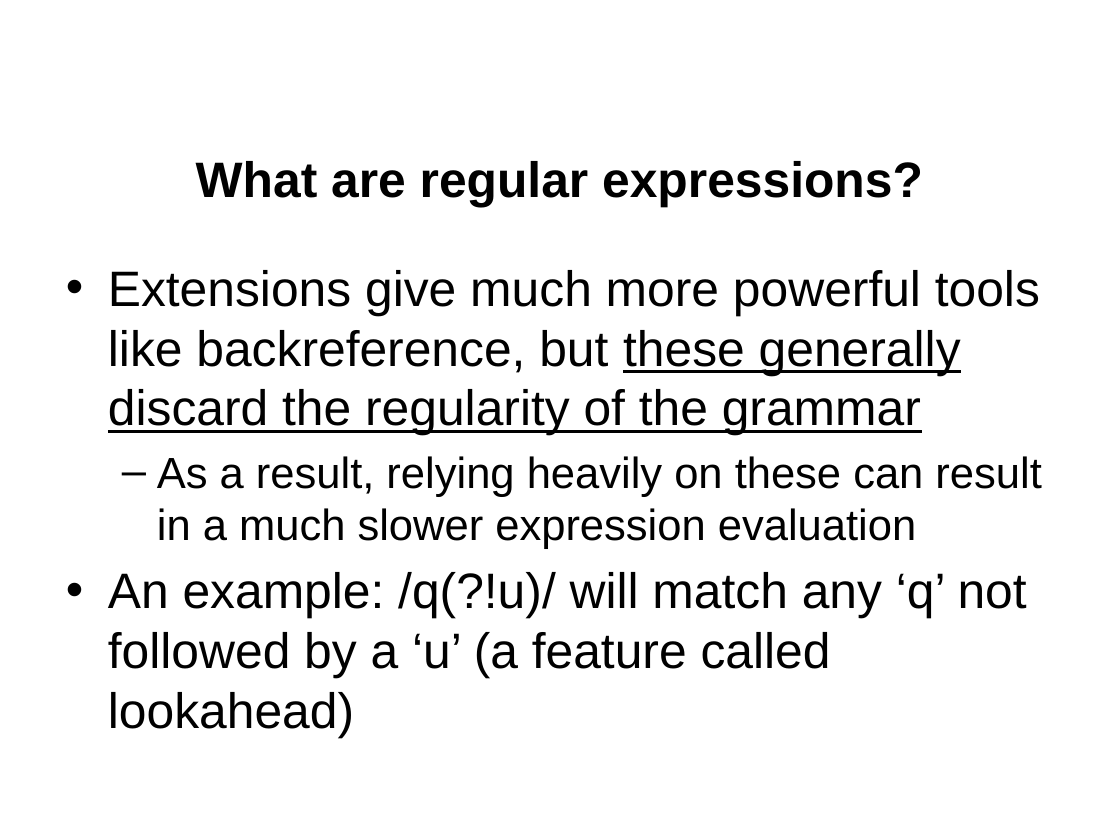
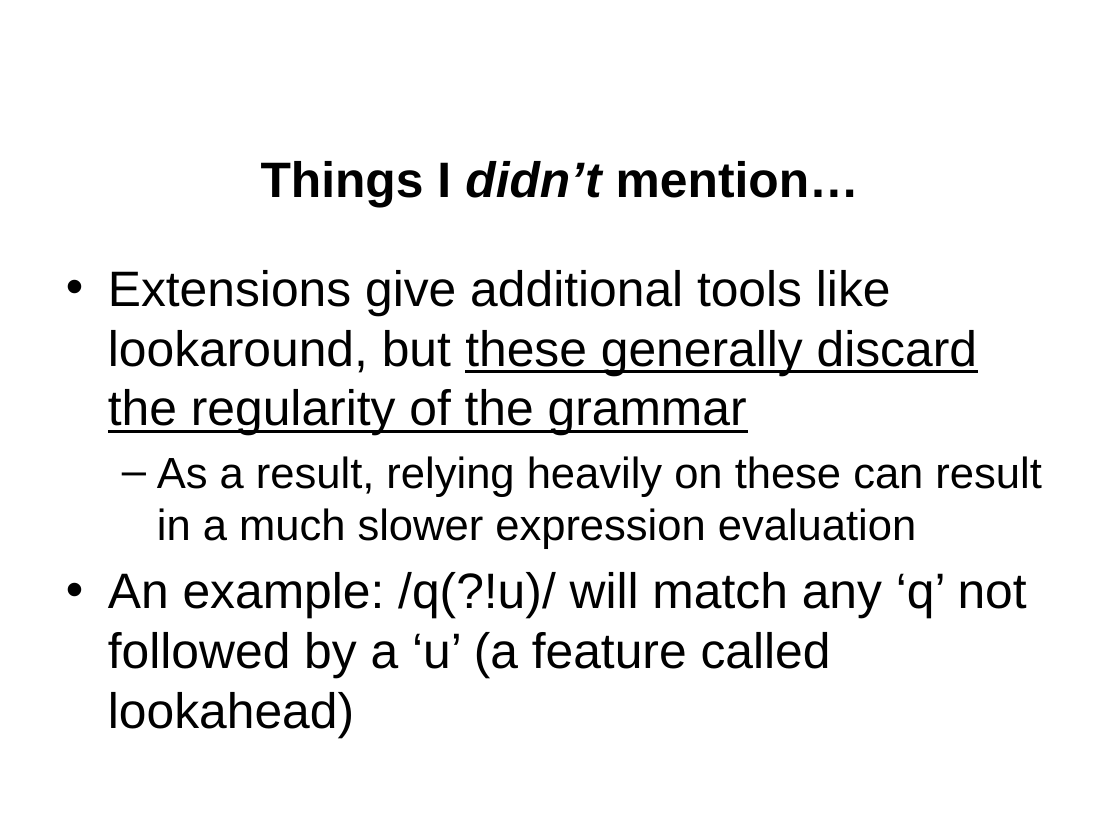
Before and after one commit to jgerity/talks, a slide deck: slide 21 of 2017/computing_workgroup/regex/regular_expressions.pptx (slide 12 before the commit). Drawn at 1120x840 pixels with LibreOffice and Linux fonts; fonts in the diff are those of the drawing; background and template pictures are left out. Boxes give left, top, right and bottom in pixels: in the first picture for what was removed or moved away, otherwise in the second. Text is boxed around its words. In the diff, an @@ line names an element or a change of style, - is before the commit and + after.

Commit message:
Presentation-ready version of talk

```diff
--- a/2017/computing_workgroup/regex/regular_expressions.pptx
+++ b/2017/computing_workgroup/regex/regular_expressions.pptx
@@ title at (261, 161, 859, 208): text changed @@
-What are regular expressions?
+Things I didn’t mention…
@@ text at (108, 270, 977, 436): text changed @@
-• Extensions give much more powerful tools like backreference, but these generally discard the regularity of the grammar
+• Extensions give additional tools like lookaround, but these generally discard the regularity of the grammar
```
Also in this commit, not shown: 14 other slides changed, 1 slide added, 1 slide removed.
